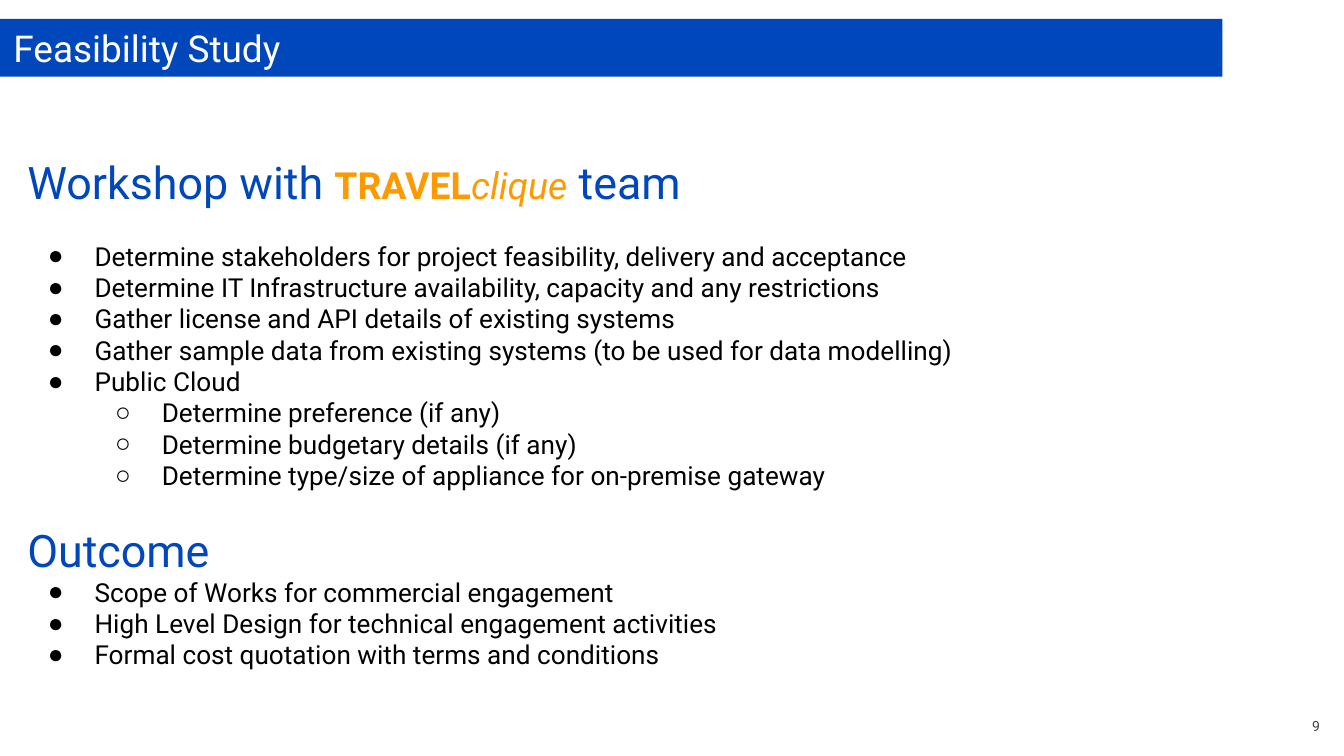
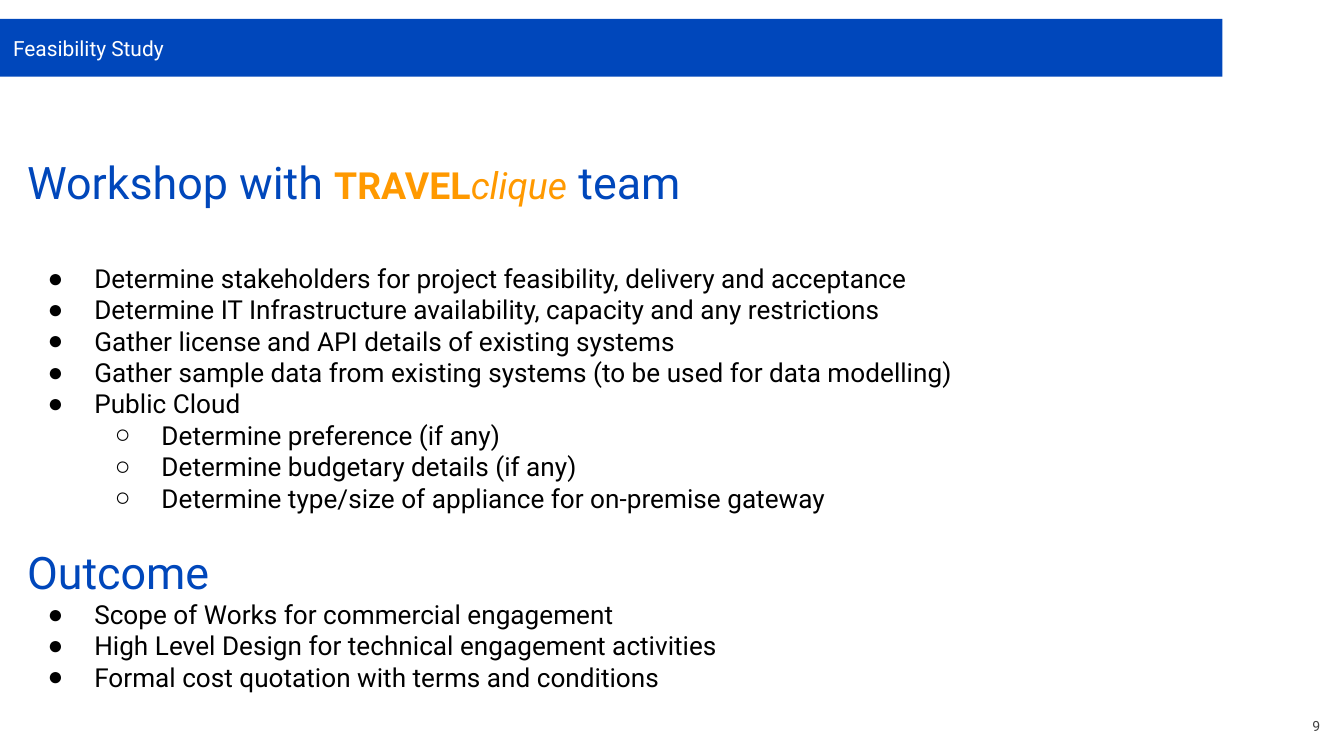
Before and after one commit to leecowdrey/Case-Study-Travel-Agency-Architecture, a slide deck: slide 9 of TRAVELclique Case Study.pptx. Drawn at 1344x756 pixels with LibreOffice and Linux fonts; fonts in the diff are those of the drawing. Boxes give left, top, right and bottom in pixels: in the first picture for what was removed or moved away, otherwise in the second. Text is boxed around its words. In the diff, an @@ line names an element or a change of style, - is before the commit and + after.

```diff
--- a/TRAVELclique Case Study.pptx
+++ b/TRAVELclique Case Study.pptx
@@ rectangle "Feasibility Study" at [0,19,1223,77]: size 19.8 to 11.2 pt; title to rectangle @@
@@ text "Workshop with TRAVELclique team" rewrapped from [27,165,952,670] to [27,165,951,693] @@
```
Also in this commit, not shown: 11 other slides changed, 3 slides removed, 1 other file.
